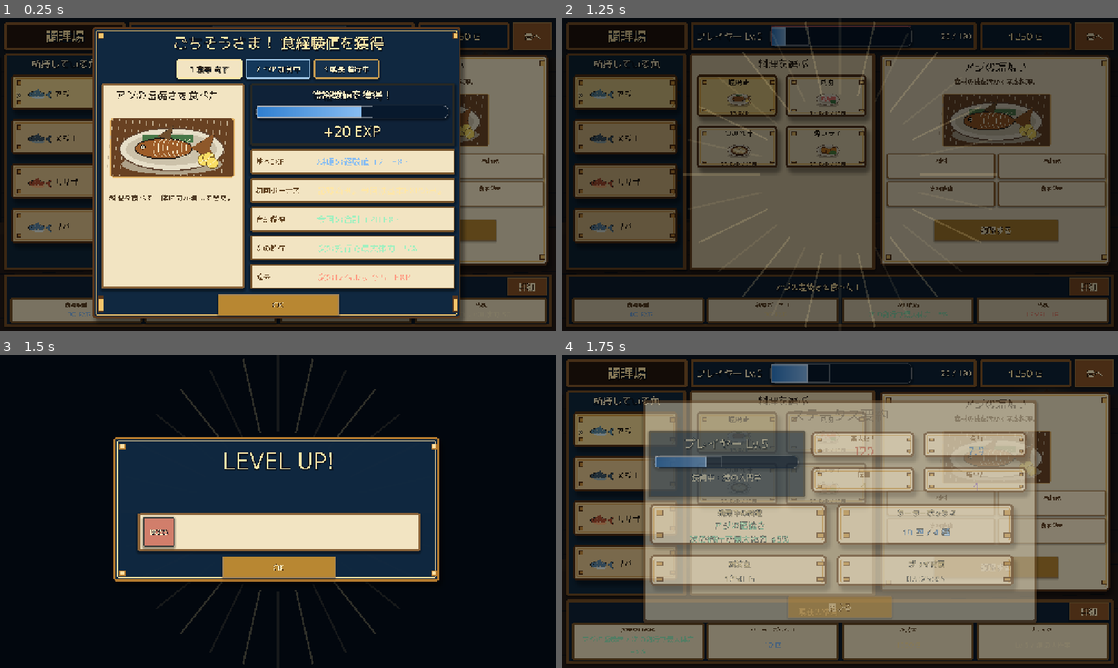
Above: before the commit, frames 1-4 (two rows, left to right).
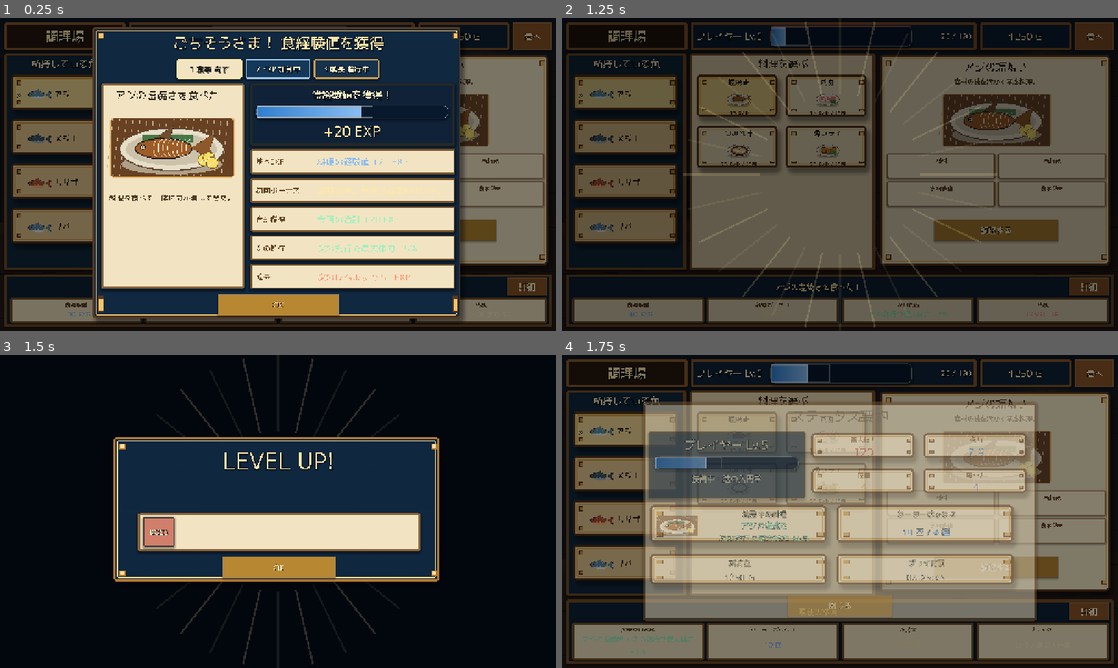
Above: after the commit, the same moments.

Repository: RYUKOU-OKUMURA/tsuri_quest_umi_mvp
Game: Godot game, scene res://tools/cooking_flow_smoke.tscn
The game is run twice, just before and just after one commit, with the same random seed, the same clock (stepped at 60 frames per second) and the same inputs. This scene is started directly instead of the project's main scene.
Inputs (mouse positions are in pixels of both pictures, inside the frame that each line leads up to):
- Up to frame 1 (0.25 s): no input
- Up to frame 2 (1.25 s): click "詳細" at 0.5 s
- Up to frame 3 (1.5 s): tap Enter at 1.25 s; move the mouse to (400, 495) at 1.27 s; tap Shift at 1.35 s; click (400, 495) at 1.42 s
- Up to frame 4 (1.75 s): tap Space at 1.52 s

Frames 1-3 are identical in both runs. In frame 4, 8.9% of the frame differs, in the area x 14-86%, y 14-86%.

Commit message:
Show active meal art in cooking status

Diff:
--- a/src/ui/components/cooking_status_panel.gd
+++ b/src/ui/components/cooking_status_panel.gd
@@ -5,11 +5,14 @@
 
 const GaugeBarScript = preload("res://src/ui/components/gauge_bar.gd")
 const STATUS_CARD_FRAME := "res://assets/showcase/cooking/status_card_frame.png"
+const DISH_FEATURE_AJI := "res://assets/showcase/cooking/dish_feature_aji_shioyaki.png"
+const DISH_ICON_SHEET := "res://assets/showcase/cooking/dish_icon_sheet.png"
 
 var _dialog: PanelContainer
 var _exp_bar: GaugeBar
 var _exp_label: Label
 var _stats_grid: GridContainer
+var _meal_image: TextureRect
 var _meal_label: Label
 var _cooler_label: Label
 var _money_label: Label
@@ -79,7 +82,7 @@
 	bottom.add_theme_constant_override("h_separation", 10)
 	bottom.add_theme_constant_override("v_separation", 10)
 	root.add_child(bottom)
-	_meal_label = _summary_card(bottom, "効果中の料理", Palette.GAUGE_GREEN_HI)
+	_meal_label = _meal_card(bottom)
 	_cooler_label = _summary_card(bottom, "クーラーボックス", Palette.GAUGE_CYAN_HI)
 	_money_label = _summary_card(bottom, "所持金", Palette.GOLD_BRIGHT)
 	_play_label = _summary_card(bottom, "プレイ時間", Palette.TEXT_BONE)
@@ -109,8 +112,10 @@
 	_stats_grid.add_child(_stat_card("集中力", "%d" % int(stats.get("focus", 0)), Color("#d9b7ff")))
 
 	if PlayerProgress.pending_buff.is_empty():
-		_meal_label.text = "なし"
+		_meal_image.texture = null
+		_meal_label.text = "なし\n次の料理で準備"
 	else:
+		_meal_image.texture = _meal_texture(String(PlayerProgress.pending_buff.get("recipe_id", "")))
 		_meal_label.text = "%s\n%s" % [
 			String(PlayerProgress.pending_buff.get("name", "料理")),
 			String(PlayerProgress.pending_buff.get("text", "")),
@@ -119,6 +124,40 @@
 	_money_label.text = "%d G" % PlayerProgress.money
 	_play_label.text = format_play_time(PlayerProgress.play_seconds)
 	_present()
+
+
+func _meal_card(parent: GridContainer) -> Label:
+	var card := _texture_panel_box(
+		STATUS_CARD_FRAME,
+		24,
+		_style_box(Color("#10283f"), Color("#07121e"), Palette.GOLD_DEEP, 4, 5),
+		16.0,
+		10.0
+	)
+	card.custom_minimum_size = Vector2(420.0, 86.0)
+	parent.add_child(card)
+	var row := HBoxContainer.new()
+	row.add_theme_constant_override("separation", 10)
+	card.add_child(row)
+	_meal_image = TextureRect.new()
+	_meal_image.custom_minimum_size = Vector2(102.0, 60.0)
+	_meal_image.expand_mode = TextureRect.EXPAND_IGNORE_SIZE
+	_meal_image.stretch_mode = TextureRect.STRETCH_KEEP_ASPECT_CENTERED
+	row.add_child(_meal_image)
+	var box := VBoxContainer.new()
+	box.size_flags_horizontal = Control.SIZE_EXPAND_FILL
+	box.add_theme_constant_override("separation", 2)
+	row.add_child(box)
+	var title_label := make_shadow_label("効果中の料理", 17, Palette.GOLD_BRIGHT, 2)
+	title_label.horizontal_alignment = HORIZONTAL_ALIGNMENT_CENTER
+	box.add_child(title_label)
+	var value := make_label("", 18, Palette.GAUGE_GREEN_HI, 2)
+	value.horizontal_alignment = HORIZONTAL_ALIGNMENT_CENTER
+	value.vertical_alignment = VERTICAL_ALIGNMENT_CENTER
+	value.autowrap_mode = TextServer.AUTOWRAP_WORD_SMART
+	value.size_flags_vertical = Control.SIZE_EXPAND_FILL
+	box.add_child(value)
+	return value
 
 
 func _summary_card(parent: GridContainer, title: String, accent: Color) -> Label:
@@ -242,6 +281,34 @@
 	sb.shadow_offset = Vector2(0.0, 3.0)
 	sb.anti_aliasing = false
 	return sb
+
+
+func _meal_texture(recipe_id: String) -> Texture2D:
+	if recipe_id == "salt_grill":
+		return load(DISH_FEATURE_AJI) as Texture2D
+	return _recipe_icon(recipe_id)
+
+
+func _recipe_icon(recipe_id: String) -> Texture2D:
+	var icon_index := 0
+	match recipe_id:
+		"sashimi":
+			icon_index = 1
+		"simmered":
+			icon_index = 2
+		"soup":
+			icon_index = 3
+		"fry":
+			icon_index = 4
+	var tex := load(DISH_ICON_SHEET) as Texture2D
+	if tex == null:
+		return null
+	var atlas := AtlasTexture.new()
+	atlas.atlas = tex
+	var cell_w := float(tex.get_width()) / 3.0
+	var cell_h := float(tex.get_height()) / 2.0
+	atlas.region = Rect2(float(icon_index % 3) * cell_w, float(int(icon_index / 3)) * cell_h, cell_w, cell_h)
+	return atlas
 
 
 func _texture_style_box(
Not shown, changed: docs/12_cooking_showcase_qa.md
